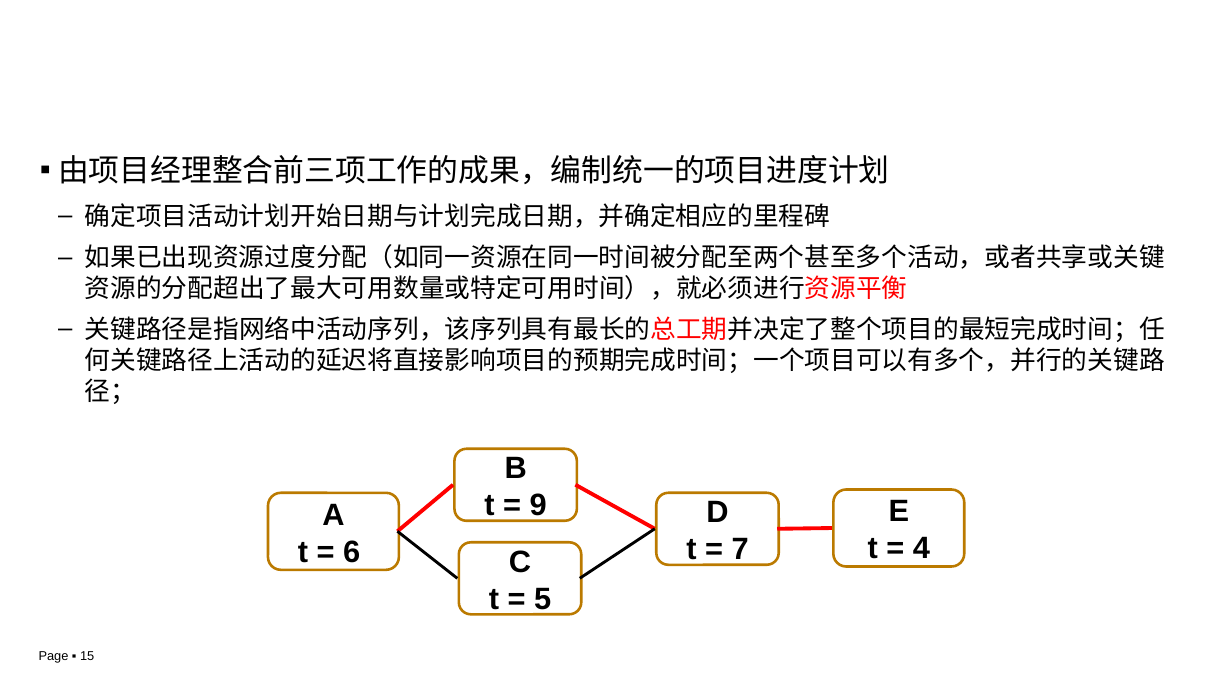
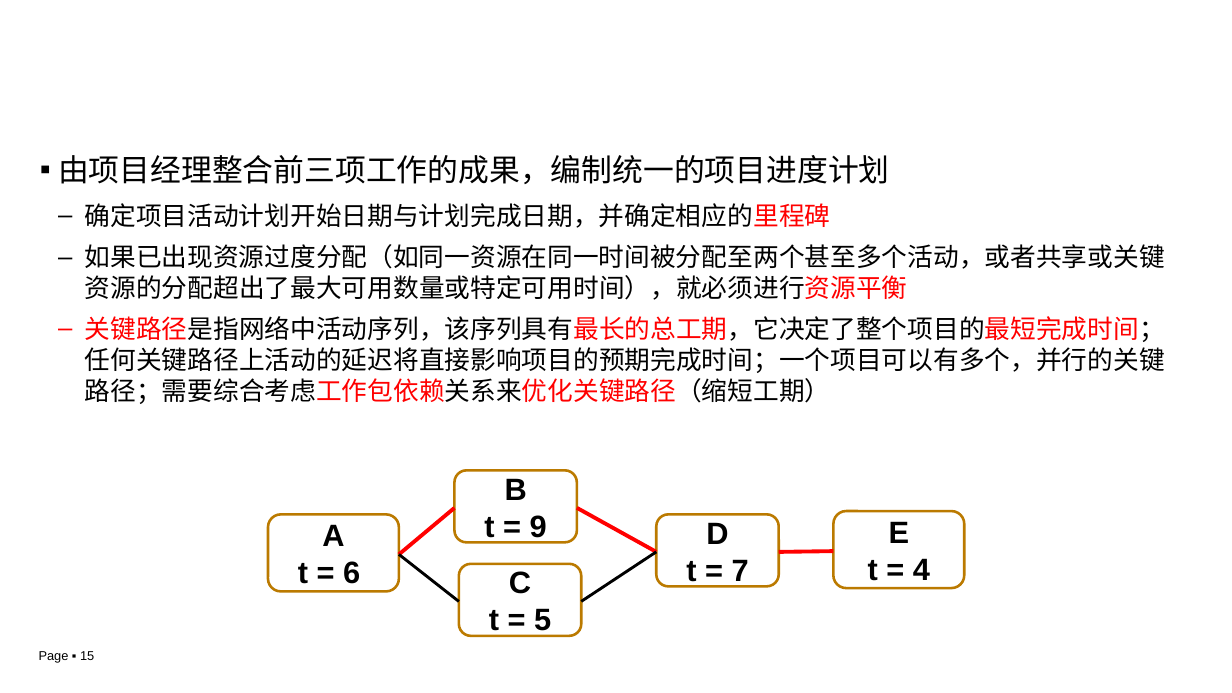
Before and after one commit to edu2act/course-IT-Project-Management, a slide deck: slide 15 of materials/slides/ch03-2.pptx. Drawn at 1232x693 pixels with LibreOffice and Linux fonts; fonts in the diff are those of the drawing; background and template pictures are left out. Boxes give left, top, right and bottom in pixels: in the first picture for what was removed or moved away, otherwise in the second. Text is boxed around its words. In the diff, an @@ line names an element or a change of style, - is before the commit and + after.

```diff
--- a/materials/slides/ch03-2.pptx
+++ b/materials/slides/ch03-2.pptx
@@ text at [85,203,831,228]: text colour #000000 to #FF0000 in "确定项目活动计划开始日期与计划完成日期，并确定相应的里程碑" @@
@@ text at [85,316,1165,404]: text changed @@
-  – 关键路径是指网络中活动序列，该序列具有最长的总工期并决定了整个项目的最短完成时间；任何关键路径上活动的延迟将直接影响项目的预期完成时间；一个项目可以有多个，并行的关键路径；
+  – 关键路径是指网络中活动序列，该序列具有最长的总工期，它决定了整个项目的最短完成时间；任何关键路径上活动的延迟将直接影响项目的预期完成时间；一个项目可以有多个，并行的关键路径；需要综合考虑工作包依赖关系来优化关键路径（缩短工期）
@@ 5 rounded rectangles: place and size @@
-5 rounded rectangles at [268,449,965,615]
+5 rounded rectangles at [268,470,965,636]
@@ 5 lines: place and size @@
-5 lines at [397,485,832,579]
+5 lines at [399,508,834,602]
```
Also in this commit, not shown: 8 other slides changed, 1 slide removed, 1 other file.
